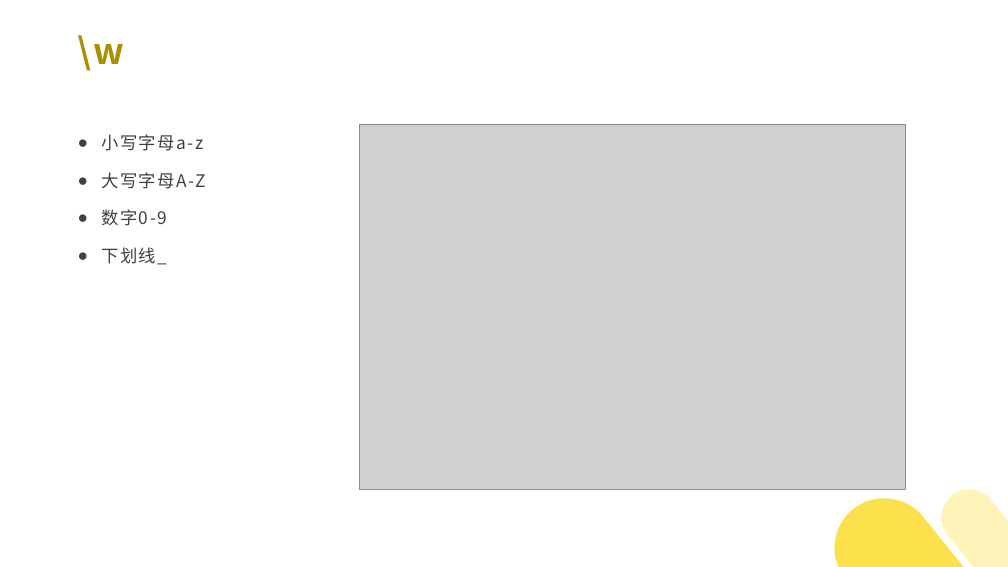
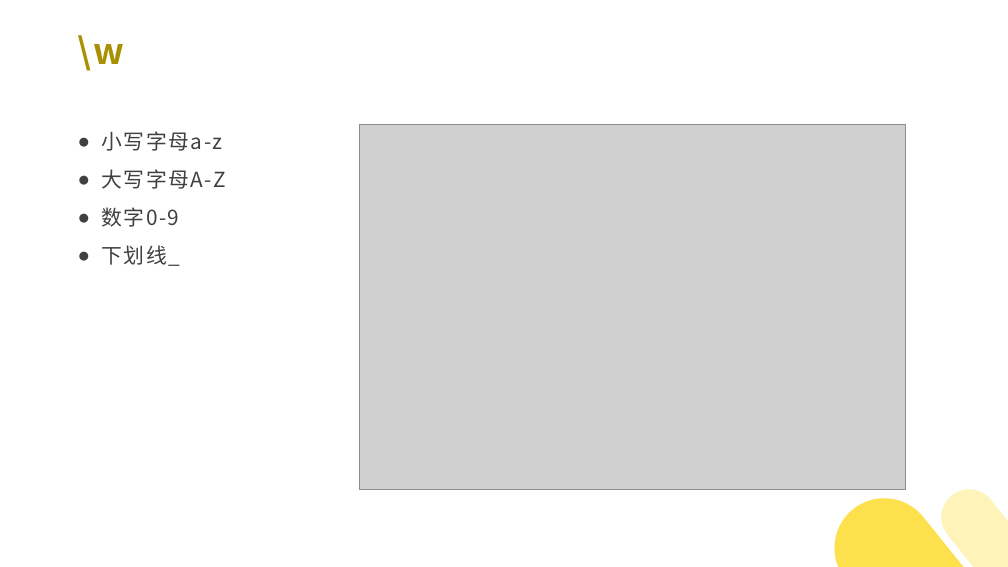
Before and after one commit to 382615666/note, a slide deck: slide 16 of 正则表达式/正则表达式.pptx. Drawn at 1008x567 pixels with LibreOffice and Linux fonts; fonts in the diff are those of the drawing; grey boxes stand for pictures; background and template pictures are left out. Boxes give left, top, right and bottom in pixels: in the first picture for what was removed or moved away, otherwise in the second. Text is boxed around its words. In the diff, an @@ line names an element or a change of style, - is before the commit and + after.

```diff
--- a/正则表达式/正则表达式.pptx
+++ b/正则表达式/正则表达式.pptx
@@ text "小写字母a-z" at bbox=[101, 131, 226, 266]: size 16.5 to 19.8 pt; line spacing 1.3 to 1.1 @@
```
Also in this commit, not shown: 8 other slides changed, 1 other file.
